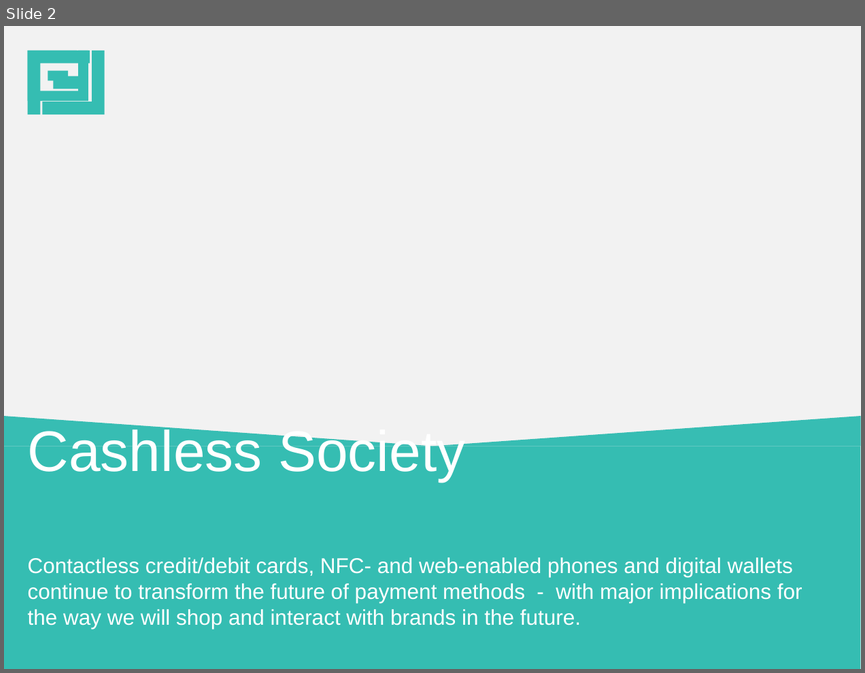
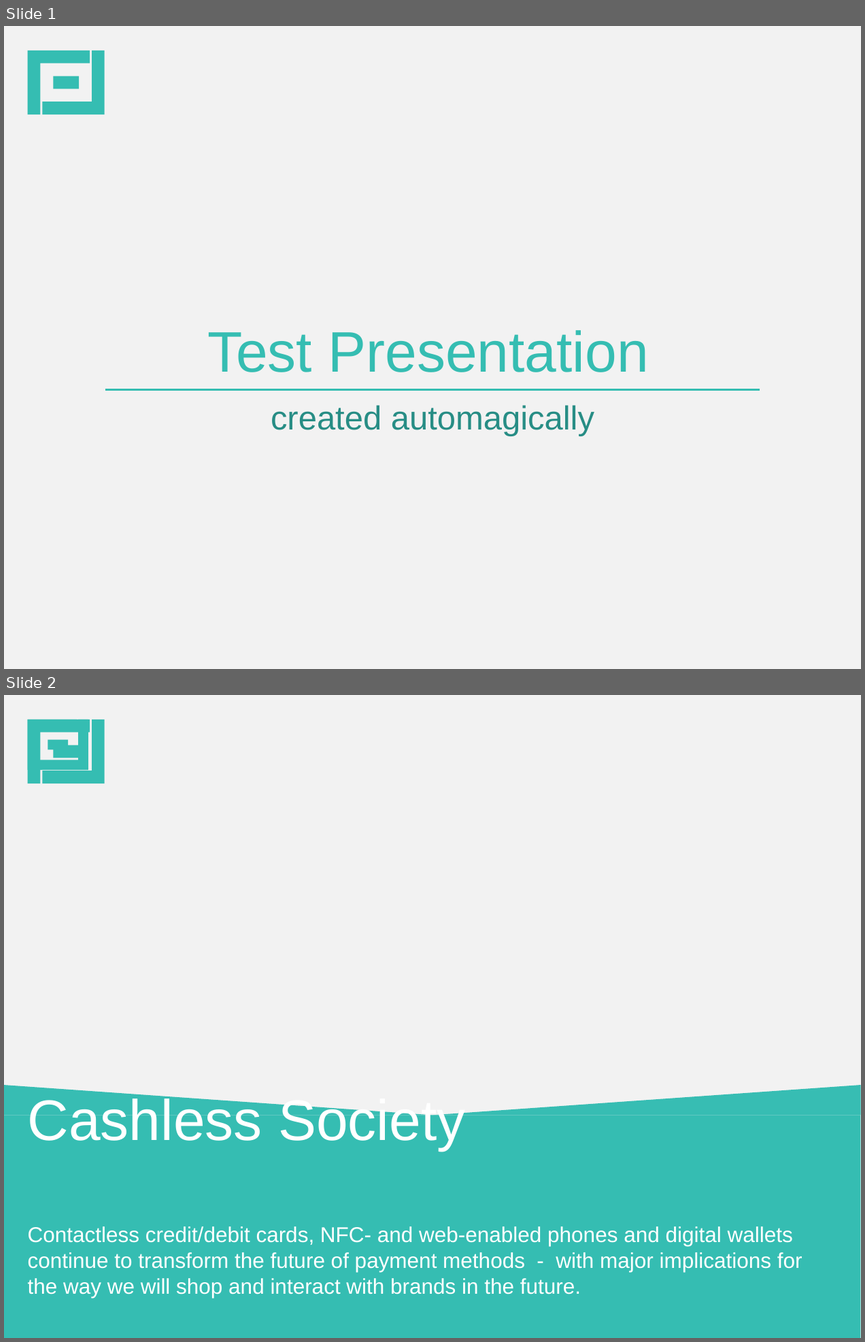
Before and after one commit to stylefoundry/powerpoint, a slide deck: samples/pptx/sample.pptx. Shown one above the other, each under a label of ours: slide 2 before the commit, slides 1 and 2 after it. The pictures are 865x673 and 865x1342 pixels, drawn with LibreOffice and Linux fonts; fonts in the diff are those of the drawing; background and template pictures are left out; a plain dark background stands for a picture behind light text. Boxes give left, top, right and bottom in pixels: in the first picture for what was removed or moved away, otherwise in the second. Text is boxed around its words. In the diff, an @@ line names an element or a change of style, - is before the commit and + after.

```diff
--- a/samples/pptx/sample.pptx
+++ b/samples/pptx/sample.pptx
@@ slide 1 added at [4, 26, 861, 669], background #FFFFFF; not listed: 4 template elements that a slide beside it also shows @@
@@ title added at [207, 330, 648, 372], 48 pt, text #35BDB2 @@
+Test Presentation
@@ line added from (105, 389) to (759, 389), #35BDB2 1.5 pt @@
@@ subtitle added at [271, 405, 594, 436], 28 pt, text #278D85 @@
+created automagically
```
Also in this commit, not shown: 1 slide changed, 2 other slides added, 10 slides removed, 10 other files.
